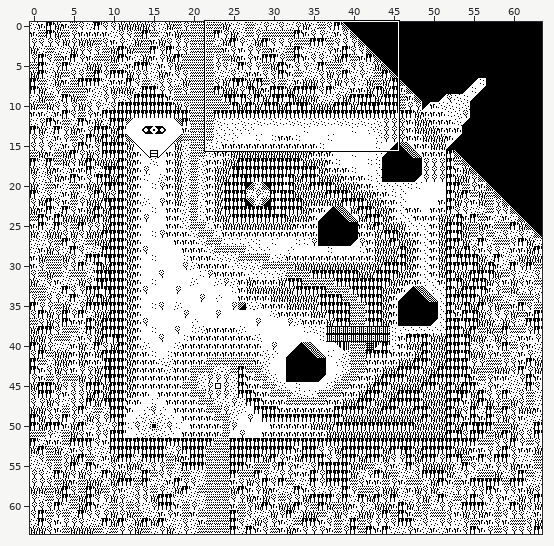
An edit to a level. Tiled map, projects/project3Y/assets/maps/act2map.tmx. Above: a wide view before the commit, with the close-up outlined.
Close-up. Before:
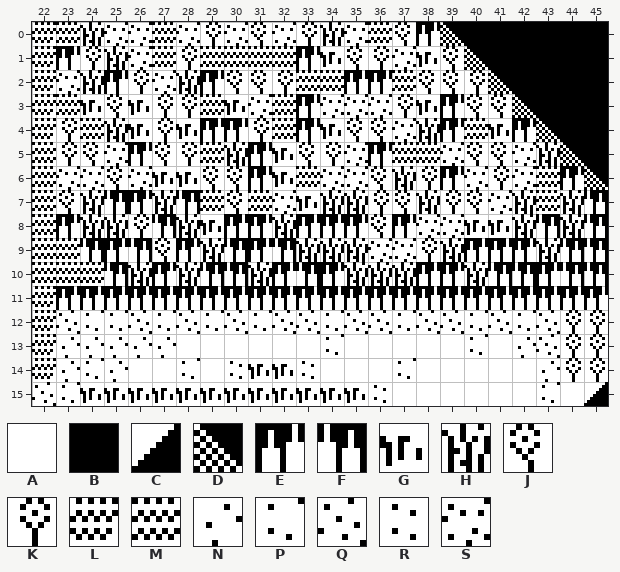
Cells are 16x16 px. Shown: x 22..45, y 0..15. The commit also changed other parts of the map, which this record leaves out.
Key: from "map_tileset": A 0, B 1, C 14, D 16, E 31, F 32, G 115, H 117, J 119, K 120, L 125, M 127, N 135, P 136, Q 138, R 139, S 140.
_ is an empty cell, # one hidden under a higher layer.
Layer "background" before, first column x 22:
 0 ########################
 1 ########################
 2 ########################
 3 ########################
 4 ########################
 5 ########################
 6 ########################
 7 ########################
 8 ########################
 9 ########################
10 ########################
11 ________________________
12 ######################KK
13 ######AAAAAAPAAAAAPA##KK
14 ##P#AAPARGGRAAAPAAAAANKK
15 QPGGGGGGGGGGGGRAAAAAAPA#
Layer "blocked" before, first column x 22:
 0 LMHSSMSKSJSKHSMJEDBBBBBB
 1 LEKHSMKMMMMEGJKSGJDBBBBB
 2 LSHEKSHEJJKMMEEMJJKDBBBB
 3 LMGJGKKMGSMESSSKGEJJDBBB
 4 LKMHGKGEEKMEGJJSHEMGEDBB
 5 MKJSEJKMHEGJKSEMMSJJSHDB
 6 MSSJSGGJJEGMSSJHKESKSMED
 7 MJHFEHFMJMSGHHKJHKJSHMHF
 8 MEHHKFHGEEHEEEJESSGGHFHF
 9 MMFEFJEHFEFHHHSSKHEEEHFF
10 MMMFHEHFFHEFEHHHEEHFFEFF
11 LEEEEEEEEEEEEEEEEEEEEEEE
12 LQPPQPQPQPQQPQQPQQPQPQ__
13 LNNNNN______________NQ__
14 LN_N____________________
15 _______________________C
And afterwards:
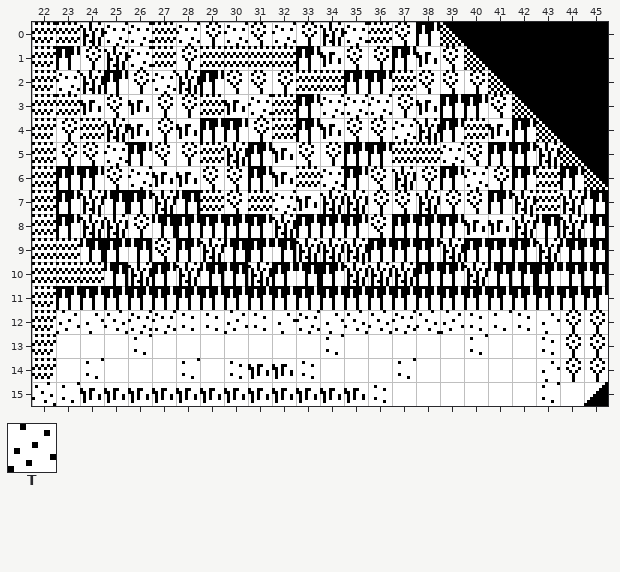
Further tiles: from "map_tileset": T 137.
Diff:
Layer "background":
The edit adds tile N in row 12 at x 24, 32, 34 and 43.
The edit adds tile P in row 12 at x 41.
The edit adds tile Q in row 12 at x 25.
The edit adds tile R in row 12 at x 28 to 29, 31, 40 and 42; in row 13 at x 43.
The edit adds tile S in row 12 at x 26 to 27, 33 and 37.
The edit adds tile T in row 12 at x 23, 30 and 39.
Layer "blocked":
Tile G gives way to tile E in row 8 at x 29.
Tile H gives way to tile E in row 8 at x 28.
Tile J gives way to tile E in row 3 at x 40; in row 5 at x 41; in row 7 at x 23.
Tile K gives way to tile E in row 9 at x 38.
Tile S gives way to tile E in row 1 at x 37; in row 5 at x 35 and 42; in row 6 at x 23 to 24, 35 and 42; in row 7 at x 41; in row 8 at x 38 to 39; in row 9 at x 36 to 37.
Tile N is gone in row 13 at x 23 to 27 and 42; in row 14 at x 23 and 25.
Tile P is gone in row 12 at x 24 to 25, 27, 29, 31, 34, 37, 40 and 42.
Tile Q is gone in row 12 at x 23, 26, 28, 30, 32 to 33, 39, 41 and 43; in row 13 at x 43.
